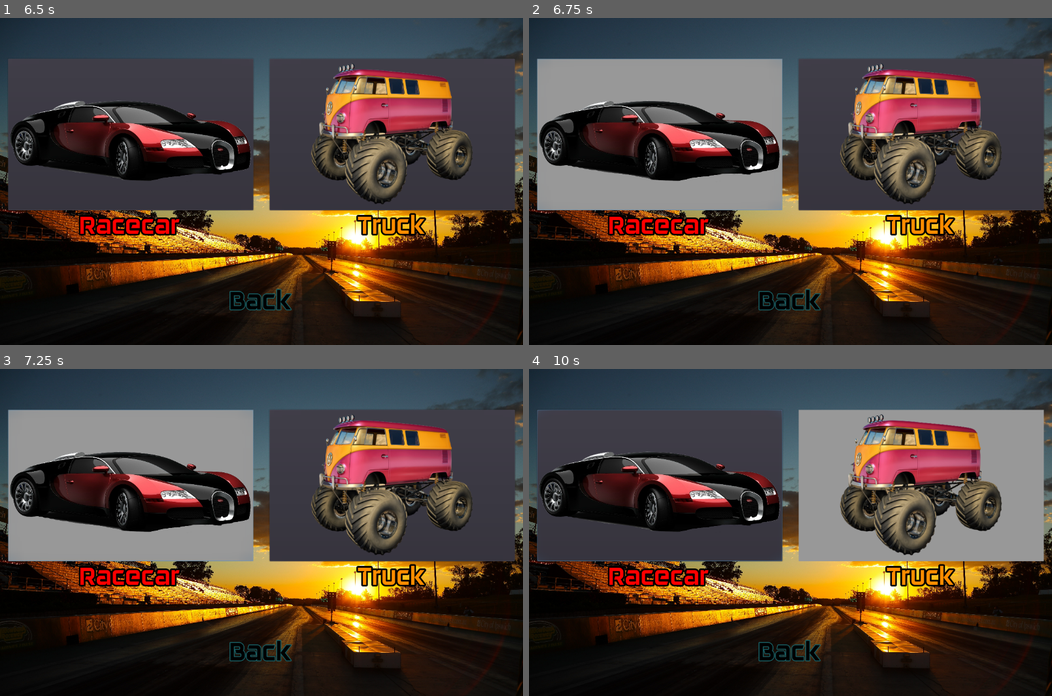
Above: before the commit, frames 1-4 (two rows, left to right).
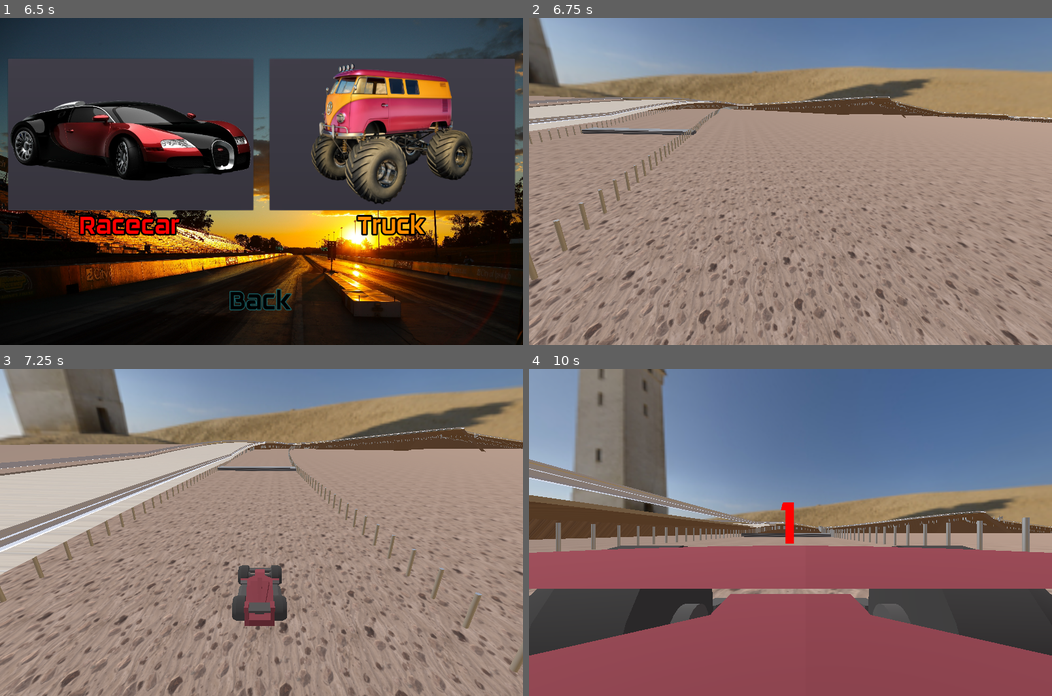
Above: after the commit, the same moments.

Repository: StianJakobsen/CuriosityForVelocity
Game: Godot game, scene res://Assets/Scenes/Menu/titleScreen.tscn
Same seed, same stepped clock (60 frames per second), same inputs: the game is played once before the commit and once after it.
Inputs (mouse positions are in pixels of both pictures, inside the frame that each line leads up to):
- Up to frame 1 (6.5 s): click "Settings" at 0.5 s; click "Back to main menu" at 1.25 s; click "Credits" at 2 s; click "Back to main menu" at 2.75 s; click "Start Game" at 3.5 s; click "Frosty freestyle" at 4.25 s; click "Back" at 5 s; click "Death by desert" at 5.75 s
- Up to frame 2 (6.75 s): click "Racecar" at 6.5 s
- Up to frame 3 (7.25 s): no input
- Up to frame 4 (10 s): click (921, 486) at 7.25 s, where only the run before the commit has a clickable "Truck"; tap Enter at 8 s; hold D (steer_right) 8.03-8.78 s; hold Tab (change_camera) 8.03-8.78 s; hold S (brake) 8.78-9.53 s; tap Tab (change_camera) at 8.85 s; hold D (steer_right) from 9.53 s (still down); hold Tab (change_camera) from 9.53 s (still down)

Frame 1 is identical in both runs. In frame 2, 96% of the frame differs, in the area x 0-100%, y 0-100%; in frame 3, 95%; in frame 4, 98%.

Commit message:
Started implementing linking selection screen to scenes

Diff:
--- a/Assets/Scenes/GoalLine.gd
+++ b/Assets/Scenes/GoalLine.gd
@@ -34,7 +34,7 @@
 			$LapTimeInterface/LapTime.text = $LapTimeInterface/LapTime.text + "Time: " + str(track_var.last_lap_time) + ' \n'
 
 			if (track_var.lap - 1) == track_var.num_laps:
-				get_tree().paused = true
+				get_tree().change_scene("res://Assets/Scenes/Menu/gameOverScreen.tscn")
 			else:
 				$LapTimeInterface/Lap.text = $LapTimeInterface/Lap.text  + "\nLap: " + str(track_var.lap)
 
--- a/Assets/Tracks/TrackVariables.gd
+++ b/Assets/Tracks/TrackVariables.gd
@@ -1,7 +1,7 @@
 extends Node
 
 var lap = 1
-var num_laps = 2
+var num_laps = 1
 
 var sector1 = false
 var sector2 = false
@@ -19,4 +19,7 @@
 var track = 1		# 1 = desert. 2 = snow.
 var car = 1			# 1 = racecar. 2 = car2. 3 = car3.
 
+var tracks =  [load('res://Assets/Scenes/DesertLevel.tscn'), load('res://Assets/Scenes/SnowLevel.tscn')]
+var cars = [load('res://Assets/Cars/cars_kenny/RaceCar.tscn')]
+
 var input_allowed = false
--- a/Script/menuButtons.gd
+++ b/Script/menuButtons.gd
@@ -30,35 +30,33 @@
 
 # Level select
 func _on_snowButton_pressed():
-	track_var.track = 1
+	track_var.track = 0
 	get_tree().change_scene("res://Assets/Scenes/Menu/carSelectScreen.tscn")
 	pass
 
 func _on_desertButton_pressed():
-	track_var.track = 2
+	track_var.track = 1
 	get_tree().change_scene("res://Assets/Scenes/Menu/carSelectScreen.tscn")
 	pass
 
 
 # Car select
 func _on_car1Button_pressed(): # Racecar
+	track_var.car = 0
+	start_game()
+	pass
+
+func _on_car2Button_pressed(): # Truck
 	track_var.car = 1
 	start_game()
 	pass
 
-func _on_car2Button_pressed(): # Truck
-	track_var.car = 2
-	start_game()
-	pass
+func start_game(): # Lacks implementation.
+	var track = track_var.tracks[track_var.track]
+	var car = track_var.cars[track_var.car]
+	get_tree().change_scene("res://Main.tscn")
 
-func _on_car3Button_pressed(): # Buggy
-	track_var.car = 3
-	start_game()
-	pass
 
-func start_game(): # Lacks implementation.
-	var track = track_var.track
-	var car = track_var.car
 	# add selected car to the selected map and position
 	# add_child_node()?
 	pass
